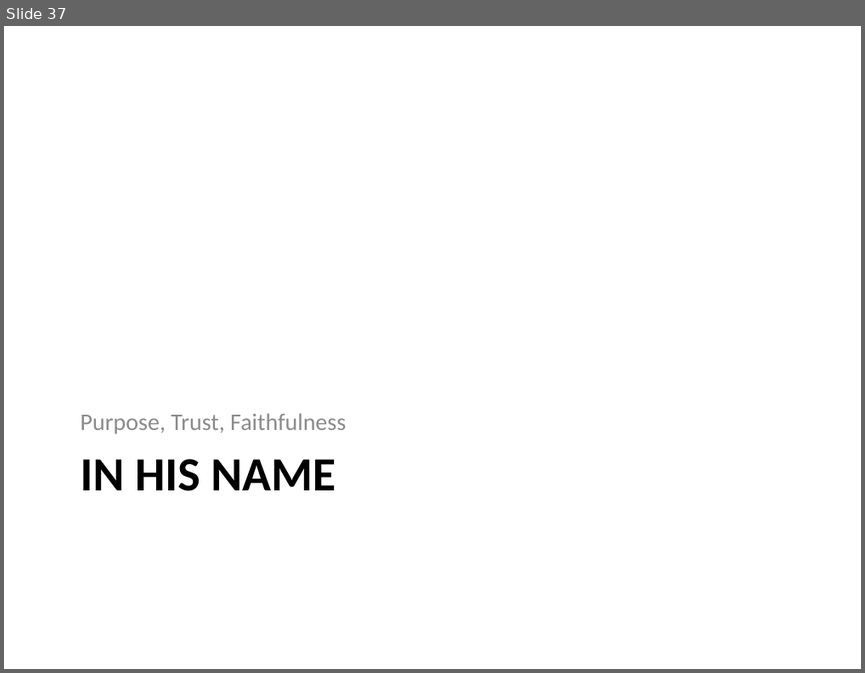
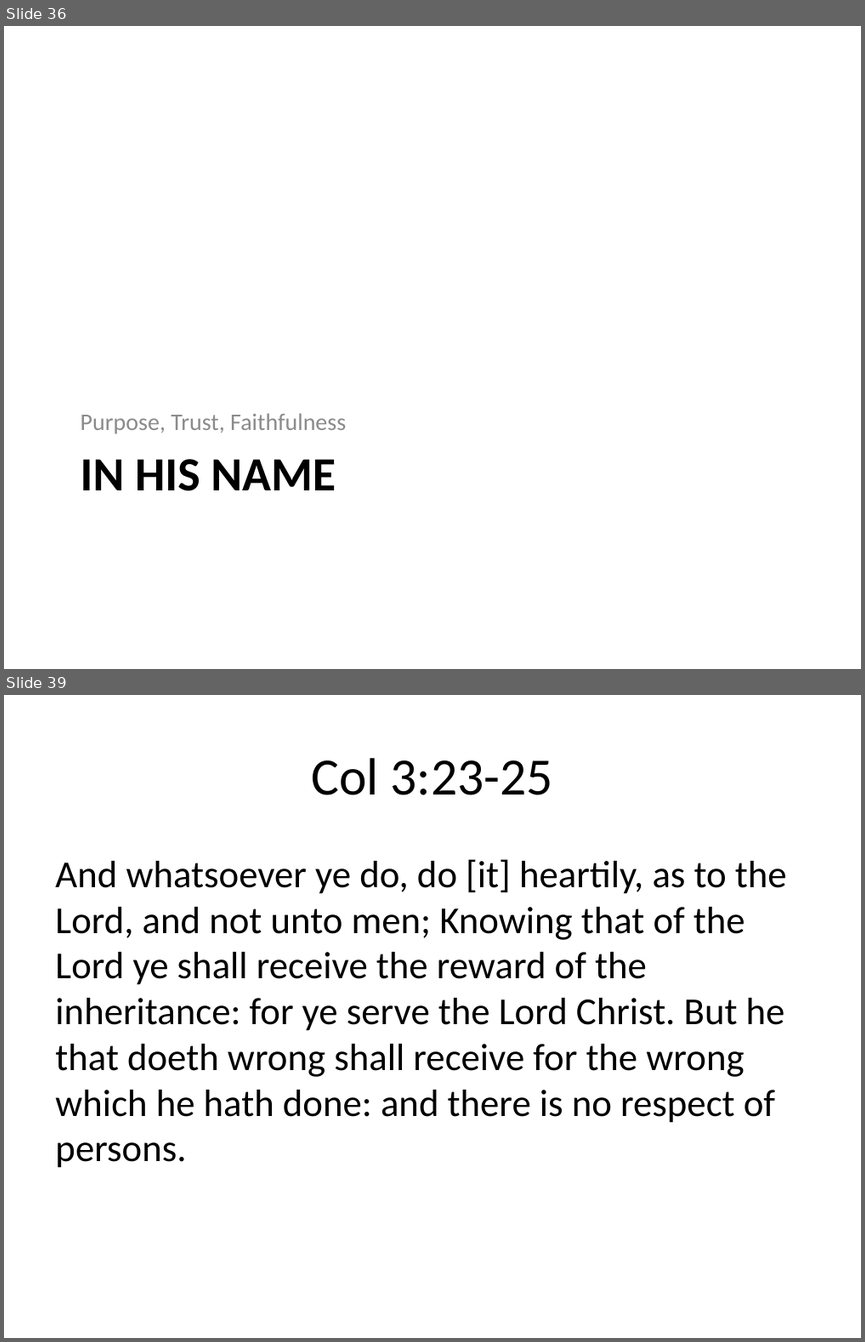
Before and after one commit to sjanhunen/dokimazo, a slide deck: presentations/InHisName.pptx. Shown one above the other, each under a label of ours: slide 37 before the commit, slides 36 and 39 after it; the slides between them are not shown. The pictures are 865x673 and 865x1342 pixels, drawn with LibreOffice and Linux fonts; fonts in the diff are those of the drawing. Boxes give left, top, right and bottom in pixels: in the first picture for what was removed or moved away, otherwise in the second. Text is boxed around its words. In the diff, an @@ line names an element or a change of style, - is before the commit and + after.

```diff
--- a/presentations/InHisName.pptx
+++ b/presentations/InHisName.pptx
@@ slide 39 added at <box>4,695,861,1338</box>, background #FFFFFF @@
@@ title added at <box>311,758,553,795</box>, 44 pt, text #000000 @@
+Col 3:23-25
@@ text added at <box>55,859,787,1168</box>, 32 pt, text #000000 @@
+And whatsoever ye do, do [it] heartily, as to the Lord, and not unto men; Knowing that of the Lord ye shall receive the reward of the inheritance: for ye serve the Lord Christ. But he that doeth wrong shall receive for the wrong which he hath done: and there is no respect of persons.
@@ what was slide 37 is now slide 36 @@
```
Also in this commit, not shown: 11 slides changed, 6 other slides added, 5 slides removed, 1 other file.
